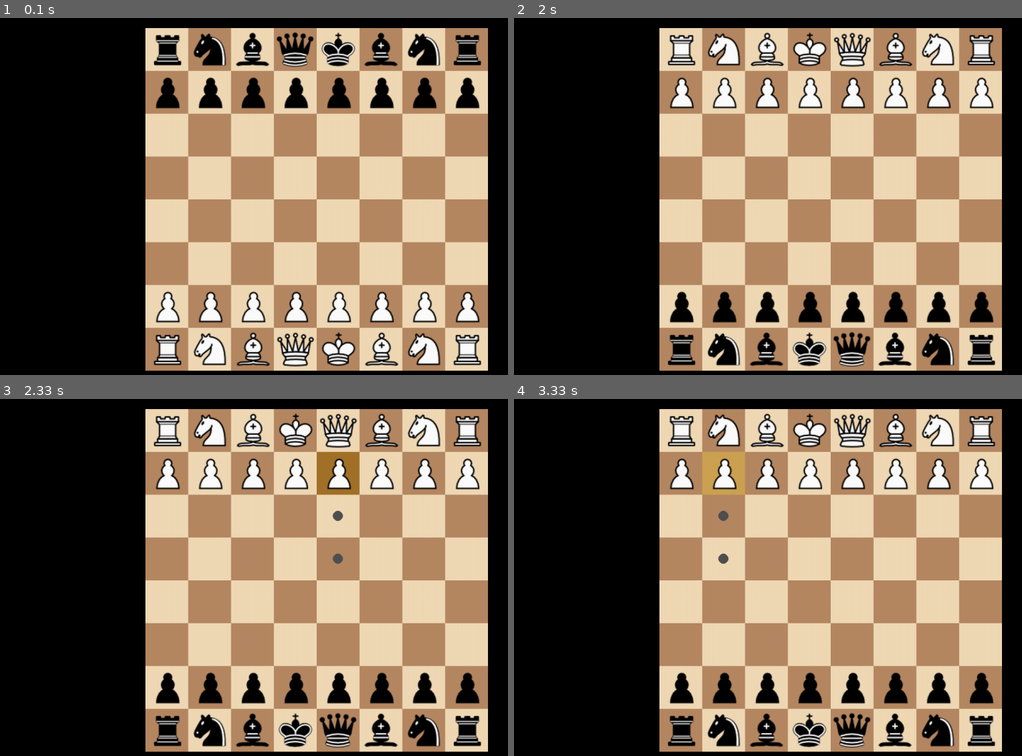
Above: before the commit, frames 1-4 (two rows, left to right).
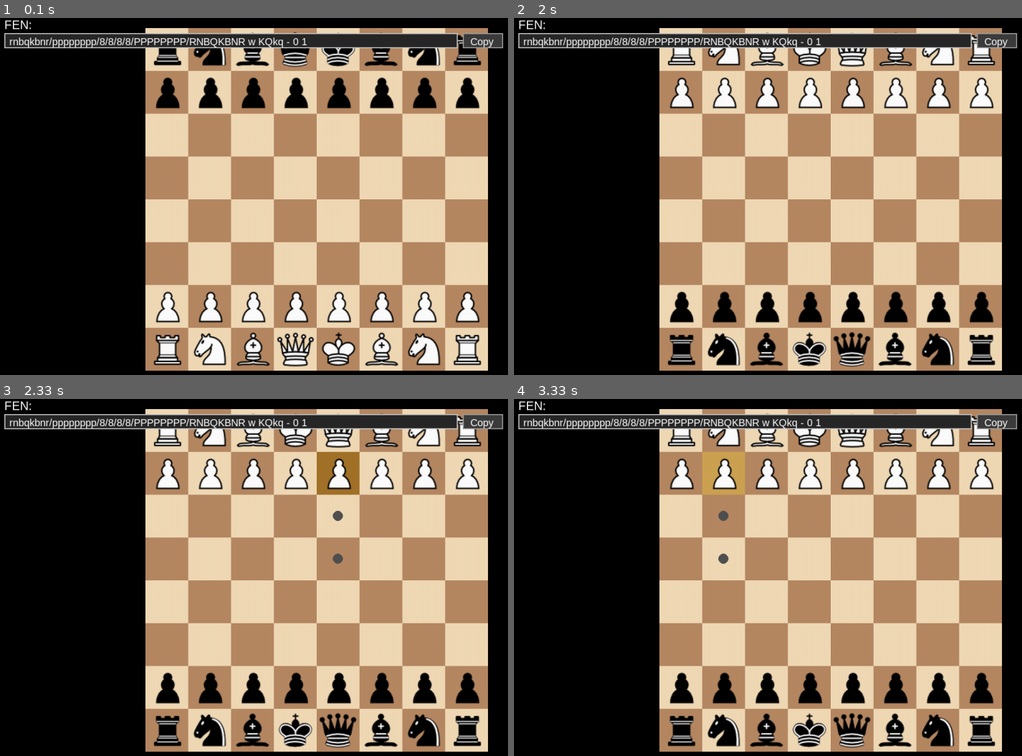
Above: after the commit, the same moments.

Repository: ArielBaron/chesspygame
Game: pygame game, started from main.py
Same seed, same stepped clock (60 frames per second), same inputs: the game is played once before the commit and once after it.
Inputs (mouse positions are in pixels of both pictures, inside the frame that each line leads up to):
- Up to frame 1 (0.1 s): no input
- Up to frame 2 (2 s): click (828, 200) at 0.38 s; tap F at 1.67 s
- Up to frame 3 (2.33 s): click (330, 456) at 2.05 s
- Up to frame 4 (3.33 s): click (803, 673) at 2.38 s; click (727, 459) at 3.22 s

The runs differ from the first frame. In frame 1, 4.2% of the frame differs, in the area x 0-100%, y 0-9%; in frame 2, 4.0%; in frame 3, 4.0%; in frame 4, 4.0%.

Commit message:
i pee fart popo on anyobody

Diff:
--- a/main.py
+++ b/main.py
@@ -27,7 +27,8 @@
 info = pygame.display.Info()
 WIDTH, HEIGHT = info.current_w, info.current_h
 screen = pygame.display.set_mode((WIDTH, HEIGHT), pygame.NOFRAME)
-pygame.display.set_caption("Chessboard Colors")
+pygame.display.set_caption("Chessboard")
+pygame.scrap.init()  # Enable clipboard
 
 FPS = 60
 clock = pygame.time.Clock()
@@ -48,24 +49,44 @@
 
 selected_square = None
 legal_moves = []
-
-def intrepret_fen_board(fen):
-    fen = fen.split(" ")[0]
-    intrepretion = ""
-    for c in fen:
+hovering_copy = False
+show_copied = False
+copy_timer = 0
+
+FONT = pygame.font.SysFont("arial", 24)
+SMALL_FONT = pygame.font.SysFont("arial", 20)
+
+MOVE_SOUND = pygame.mixer.Sound("./Assets/sound_effects/move-self.mp3")
+CAPTURE_SOUND = pygame.mixer.Sound("./Assets/sound_effects/capture.mp3")
+
+def interpret_fen_board(fen):
+    board_part = fen.split(" ")[0]
+    interpretation = ""
+    for c in board_part:
         if c == '/':
             continue
         if c.isdigit():
-            intrepretion += "." * int(c)
+            interpretation += "." * int(c)
         else:
-            intrepretion += c
-    return intrepretion
-
-def isSelectValid(board,square,turn):
-    return board[square] !="." and (board[square].isupper() and turn == "w") or (board[square].islower() and turn=="b")
-
-def draw_chessboard(fen="rnbqkbnr/pppppppp/8/8/8/8/PPPPPPPP/RNBQKBNR w KQkq - 0 1", flip_board=False):
-    board = intrepret_fen_board(fen)
+            interpretation += c
+    return interpretation
+
+def interpret_fen(fen):
+    parts = fen.split()
+    board = interpret_fen_board(fen)
+    turn = parts[1]
+    castling = parts[2] if len(parts) > 2 else "-"
+    en_passant = parts[3] if len(parts) > 3 else "-"
+    halfmove = int(parts[4]) if len(parts) > 4 else 0
+    fullmove = int(parts[5]) if len(parts) > 5 else 1
+    return board, turn, castling, en_passant, halfmove, fullmove
+
+def is_select_valid(board, square, turn):
+    return board[square] != "." and (
+        (board[square].isupper() and turn == "w") or (board[square].islower() and turn == "b")
+    )
+
+def draw_chessboard(board, flip_board=False):
     screen.fill(BLACK)
     for y in range(BOARD_SIZE):
         for x in range(BOARD_SIZE):
@@ -97,6 +118,69 @@
                     radius = 10
                     pygame.draw.circle(screen, (80, 80, 80), (center_x, center_y), radius)
 
+def to_index(pos):
+    x, y = pos
+    return y * 8 + x
+
+def update_board(board, start, end):
+    board = list(board)
+    start_idx = to_index(start)
+    end_idx = to_index(end)
+    board[end_idx] = board[start_idx]
+    board[start_idx] = '.'
+    return ''.join(board)
+
+def board_to_fen(board, turn, castling, en_passant, halfmove, fullmove):
+    fen_rows = []
+    for y in range(8):
+        row = board[y * 8:(y + 1) * 8]
+        fen_row = ''
+        empty_count = 0
+        for c in row:
+            if c == '.':
+                empty_count += 1
+            else:
+                if empty_count > 0:
+                    fen_row += str(empty_count)
+                    empty_count = 0
+                fen_row += c
+        if empty_count > 0:
+            fen_row += str(empty_count)
+        fen_rows.append(fen_row)
+    board_part = '/'.join(fen_rows)
+    return f"{board_part} {turn} {castling} {en_passant} {halfmove} {fullmove}"
+
+def draw_fen_display(fen):
+    global hovering_copy
+
+    x = 20
+    y = 0
+
+    label = FONT.render("FEN:", True, (255, 255, 255))
+    screen.blit(label, (x, y))
+
+    input_rect = pygame.Rect(x, y + 30, 900, 30)
+    pygame.draw.rect(screen, (40, 40, 40), input_rect)
+    pygame.draw.rect(screen, (200, 200, 200), input_rect, 2)
+
+    text_surf = SMALL_FONT.render(fen, True, (255, 255, 255))
+    screen.blit(text_surf, (input_rect.x + 10, input_rect.y + 5))
+
+    button_rect = pygame.Rect(input_rect.right + 10, input_rect.y, 80, 30)
+    pygame.draw.rect(screen, (60, 60, 60), button_rect)
+    pygame.draw.rect(screen, (160, 160, 160), button_rect, 2)
+
+    copy_text = SMALL_FONT.render("Copy", True, (255, 255, 255))
+    screen.blit(copy_text, (button_rect.x + 15, button_rect.y + 5))
+
+    mouse = pygame.mouse.get_pos()
+    hovering_copy = button_rect.collidepoint(mouse)
+
+    if hovering_copy:
+        hover_surf = SMALL_FONT.render("Copy to clipboard", True, (200, 200, 200))
+        screen.blit(hover_surf, (button_rect.x, button_rect.y - 25))
+
+    return button_rect
 
 def get_square_at_pos(pos, flip_board):
     mx, my = pos
@@ -109,15 +193,23 @@
         return (fx, fy)
     return None
 
+def draw_copy_feedback(show_copied, copy_timer, button_rect):
+    if show_copied and pygame.time.get_ticks() - copy_timer < 1000:
+        copied_surf = SMALL_FONT.render("Copied!", True, (0, 255, 0))
+        screen.blit(copied_surf, (button_rect.x, button_rect.y + 35))
+        return True
+    return False
+
 def main():
-    global selected_square, legal_moves
+    global selected_square, legal_moves, hovering_copy, show_copied, copy_timer
     fen = "rnbqkbnr/pppppppp/8/8/8/8/PPPPPPPP/RNBQKBNR w KQkq - 0 1"
-    board = intrepret_fen_board(fen)
+    board, turn, castling, en_passant, halfmove, fullmove = interpret_fen(fen)
     flip_board = False
     running = True
-    turn = "w"
+
     while running:
         clock.tick(FPS)
+        screen.fill((0, 0, 0))
         for event in pygame.event.get():
             if event.type == pygame.QUIT:
                 running = False
@@ -128,17 +220,48 @@
                     flip_board = not flip_board
 
             elif event.type == pygame.MOUSEBUTTONDOWN:
-                pos = pygame.mouse.get_pos()
-                sq_pos = get_square_at_pos(pos, flip_board)
-                if sq_pos is not None:
-                    sq = sq_pos[1] * BOARD_SIZE + sq_pos[0]
-                    if isSelectValid(board,sq,turn):
-                        selected_square = sq_pos
-                        legal_moves = generate_piece_moves(board, turn, sq_pos)
+                if event.button == 1:
+                    mouse_pos = pygame.mouse.get_pos()
+                    if hovering_copy:
+                        pygame.scrap.put(pygame.SCRAP_TEXT, fen.encode())
+                        show_copied = True
+                        copy_timer = pygame.time.get_ticks()
                     else:
-                        selected_square = None
-                        legal_moves = []
-        draw_chessboard(fen, flip_board)
+                        sq_pos = get_square_at_pos(mouse_pos, flip_board)
+                        if sq_pos is not None:
+                            sq = sq_pos[1] * BOARD_SIZE + sq_pos[0]
+                            if is_select_valid(board, sq, turn):
+                                selected_square = sq_pos
+                                legal_moves = generate_piece_moves(board, turn, sq_pos)
+
+                            elif sq_pos in legal_moves:
+                                captured = board[to_index(sq_pos)] != '.'
+                                moved_piece = board[to_index(selected_square)]
+                                board = update_board(board, selected_square, sq_pos)
+
+                                if captured:
+                                    CAPTURE_SOUND.play()
+                                else:
+                                    MOVE_SOUND.play()
+                                if moved_piece.lower() == 'p' or captured:
+                                    halfmove = 0
+                                else:
+                                    halfmove += 1
+                                if turn == 'b':
+                                    fullmove += 1
+                                turn = 'b' if turn == 'w' else 'w'
+                                fen = board_to_fen(board, turn, castling, en_passant, halfmove, fullmove)
+                                legal_moves = []
+                                selected_square = None
+                            else:
+                                selected_square = None
+                                legal_moves = []
+
+        draw_chessboard(board, flip_board)
+        button_rect = draw_fen_display(fen)
+
+        show_copied = draw_copy_feedback(show_copied, copy_timer, button_rect)
+
         pygame.display.flip()
 
     pygame.quit()
Not shown, added: Assets/sound_effects/capture.mp3
Not shown, added: Assets/sound_effects/castle.mp3
Not shown, added: Assets/sound_effects/invalid-move.mp3
Not shown, added: Assets/sound_effects/move-check.mp3
Not shown, added: Assets/sound_effects/move-self.mp3
Not shown, added: Assets/sound_effects/promote.mp3
